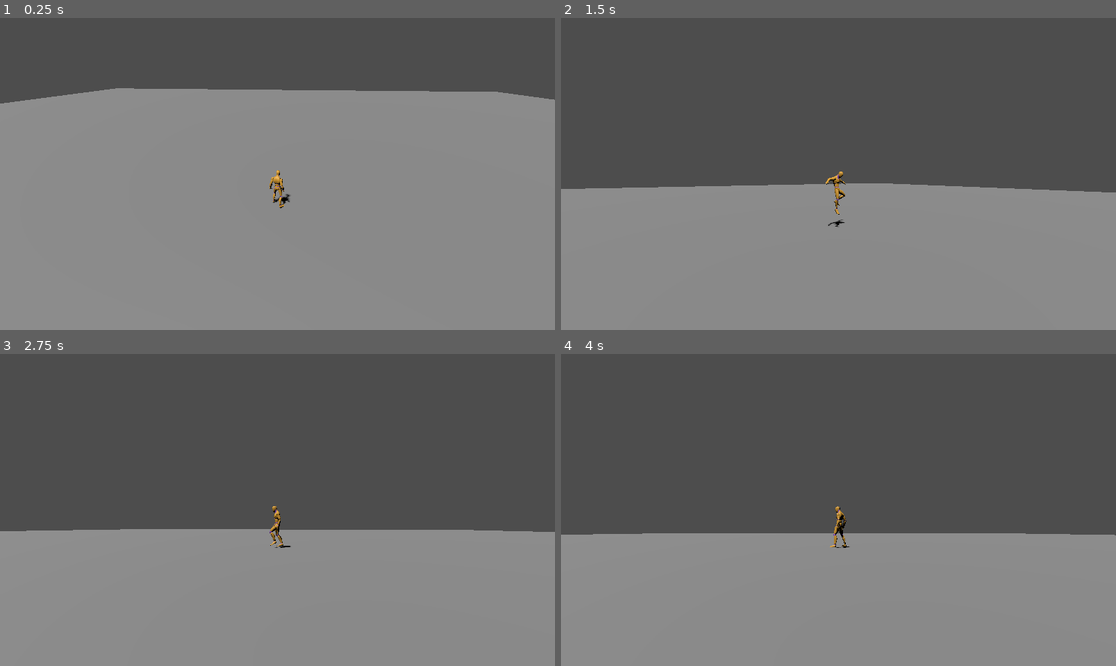
Above: before the commit, frames 1-4 (two rows, left to right).
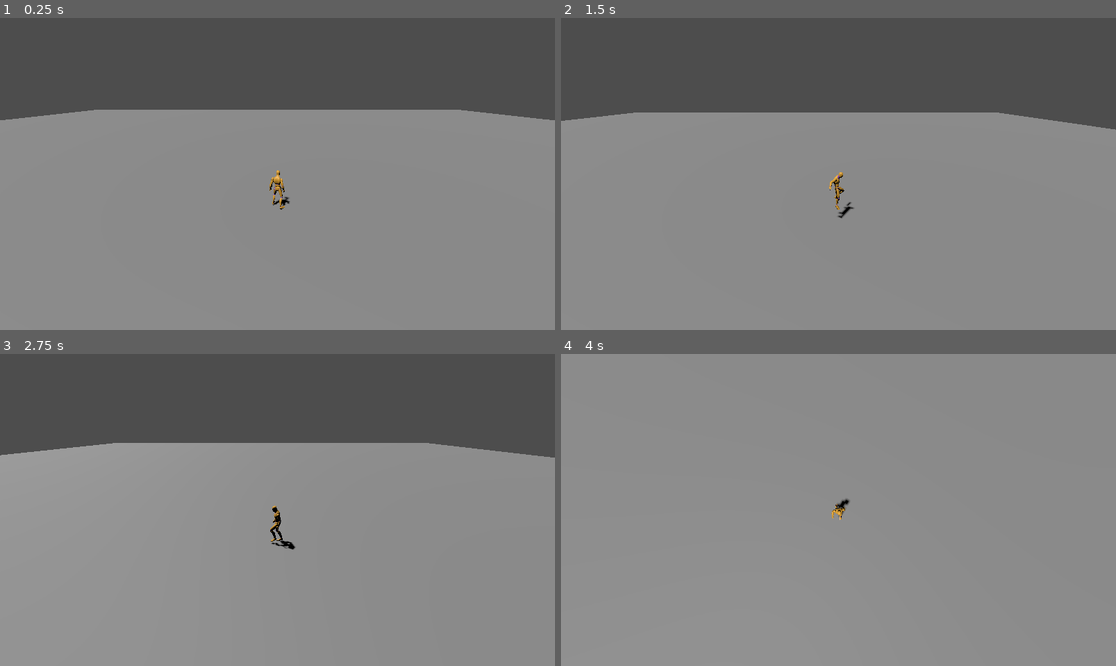
Above: after the commit, the same moments.

Repository: iriake/strata-project
Game: Godot game, scene res://scenes/player/tryout_player.tscn
Same seed, same stepped clock (60 frames per second), same inputs: the game is played once before the commit and once after it. This scene is started directly instead of the project's main scene.
Inputs (mouse positions are in pixels of both pictures, inside the frame that each line leads up to):
- Up to frame 1 (0.25 s): no input
- Up to frame 2 (1.5 s): move the mouse to (810, 236) at 0.52 s; press the mouse at (810, 236) at 0.53 s; hold D (move_right) from 0.53 s (still down); tap Space (jump) at 0.77 s; tap Down (move_camera_down, bound only after the commit) at 0.8, 1.35 s; move the mouse to (877, 177) at 1.27 s; release the mouse at (877, 177) at 1.28 s
- Up to frame 3 (2.75 s): tap Space (jump) at 1.52 s; tap Left (move_camera_left, bound only after the commit) at 1.55 s; move the mouse to (233, 506) at 2.02 s; release D (move_right) at 2.03 s; hold A (move_left) from 2.03 s (still down); hold Left (move_camera_left, bound only after the commit) from 2.03 s (still down); tap Right (move_camera_right, bound only after the commit) at 2.3 s
- Up to frame 4 (4 s): move the mouse to (844, 510) at 2.77 s; release Left (move_camera_left, bound only after the commit) at 2.78 s; tap Right (move_camera_right, bound only after the commit) at 2.85 s; tap Space (jump) at 3.02, 3.77 s; tap Up (move_camera_up, bound only after the commit) at 3.05 s; move the mouse to (816, 503) at 3.52 s; release A (move_left) at 3.53 s; hold S (move_back) from 3.53 s (still down); hold Up (move_camera_up, bound only after the commit) from 3.53 s (still down); click (816, 503) at 3.8 s

The runs differ from the first frame. In frame 1, 6.4% of the frame differs, in the area x 0-100%, y 22-62%; in frame 2, 23%; in frame 3, 27%; in frame 4, 58%, in the area x 0-100%, y 0-63%.

Commit message:
Camera improvement

Diff:
--- a/project.godot
+++ b/project.godot
@@ -28,13 +28,11 @@
 move_left={
 "deadzone": 0.2,
 "events": [Object(InputEventKey,"resource_local_to_scene":false,"resource_name":"","device":-1,"window_id":0,"alt_press …(191 unchanged characters)…
-, Object(InputEventKey,"resource_local_to_scene":false,"resource_name":"","device":-1,"window_id":0,"alt_pressed":false,"shift_pressed":false,"ctrl_pressed":false,"meta_pressed":false,"pressed":false,"keycode":0,"physical_keycode":4194319,"key_label":0,"unicode":0,"location":0,"echo":false,"script":null)
 ]
 }
 move_right={
 "deadzone": 0.2,
 "events": [Object(InputEventKey,"resource_local_to_scene":false,"resource_name":"","device":-1,"window_id":0,"alt_press …(192 unchanged characters)…
-, Object(InputEventKey,"resource_local_to_scene":false,"resource_name":"","device":-1,"window_id":0,"alt_pressed":false,"shift_pressed":false,"ctrl_pressed":false,"meta_pressed":false,"pressed":false,"keycode":0,"physical_keycode":4194321,"key_label":0,"unicode":0,"location":0,"echo":false,"script":null)
 ]
 }
 jump={
@@ -55,13 +53,11 @@
 move_front={
 "deadzone": 0.2,
 "events": [Object(InputEventKey,"resource_local_to_scene":false,"resource_name":"","device":-1,"window_id":0,"alt_press …(192 unchanged characters)…
-, Object(InputEventKey,"resource_local_to_scene":false,"resource_name":"","device":-1,"window_id":0,"alt_pressed":false,"shift_pressed":false,"ctrl_pressed":false,"meta_pressed":false,"pressed":false,"keycode":0,"physical_keycode":4194320,"key_label":0,"unicode":0,"location":0,"echo":false,"script":null)
 ]
 }
 move_back={
 "deadzone": 0.2,
 "events": [Object(InputEventKey,"resource_local_to_scene":false,"resource_name":"","device":-1,"window_id":0,"alt_press …(192 unchanged characters)…
-, Object(InputEventKey,"resource_local_to_scene":false,"resource_name":"","device":-1,"window_id":0,"alt_pressed":false,"shift_pressed":false,"ctrl_pressed":false,"meta_pressed":false,"pressed":false,"keycode":0,"physical_keycode":4194322,"key_label":0,"unicode":0,"location":0,"echo":false,"script":null)
 ]
 }
 iu_cancel={
@@ -74,6 +70,26 @@
 "events": [Object(InputEventMouseButton,"resource_local_to_scene":false,"resource_name":"","device":-1,"window_id":0,"a …(258 unchanged characters)…
 ]
 }
+move_camera_left={
+"deadzone": 0.2,
+"events": [Object(InputEventKey,"resource_local_to_scene":false,"resource_name":"","device":-1,"window_id":0,"alt_pressed":false,"shift_pressed":false,"ctrl_pressed":false,"meta_pressed":false,"pressed":false,"keycode":0,"physical_keycode":4194319,"key_label":0,"unicode":0,"location":0,"echo":false,"script":null)
+]
+}
+move_camera_right={
+"deadzone": 0.2,
+"events": [Object(InputEventKey,"resource_local_to_scene":false,"resource_name":"","device":-1,"window_id":0,"alt_pressed":false,"shift_pressed":false,"ctrl_pressed":false,"meta_pressed":false,"pressed":false,"keycode":0,"physical_keycode":4194321,"key_label":0,"unicode":0,"location":0,"echo":false,"script":null)
+]
+}
+move_camera_up={
+"deadzone": 0.2,
+"events": [Object(InputEventKey,"resource_local_to_scene":false,"resource_name":"","device":-1,"window_id":0,"alt_pressed":false,"shift_pressed":false,"ctrl_pressed":false,"meta_pressed":false,"pressed":false,"keycode":0,"physical_keycode":4194320,"key_label":0,"unicode":0,"location":0,"echo":false,"script":null)
+]
+}
+move_camera_down={
+"deadzone": 0.2,
+"events": [Object(InputEventKey,"resource_local_to_scene":false,"resource_name":"","device":-1,"window_id":0,"alt_pressed":false,"shift_pressed":false,"ctrl_pressed":false,"meta_pressed":false,"pressed":false,"keycode":0,"physical_keycode":4194322,"key_label":0,"unicode":0,"location":0,"echo":false,"script":null)
+]
+}
 
 [physics]
 
--- a/scenes/player/camera_pivot.gd
+++ b/scenes/player/camera_pivot.gd
@@ -23,8 +23,8 @@
 		_current_tween.kill()
 
 	match view:
-		"top": _target_rotation_x = PI
-		"reset": _target_rotation_x = 28.3
+		"top": _target_rotation_x = (PI / 2.0) - 0.1
+		"reset": _target_rotation_x = PI / 8.0
 
 	_start_transition()
 
--- a/scenes/player/player.gd
+++ b/scenes/player/player.gd
@@ -1,10 +1,6 @@
 ## Controla el comportamiento del jugador, incluyendo movimiento 3D, cámara y animaciones.
 class_name Player
 extends CharacterBody3D
-
-@export_group("Camera")
-## Sensibilidad del ratón para el movimiento de la cámara.
-@export_range(0.0, 1.0) var mouse_sensitivility := 0.25
 
 @export_group("Movement")
 ## Velocidad máxima al caminar.
@@ -26,32 +22,17 @@
 @onready var _camera: Camera3D = %Camera3D
 @onready var _skin: Node3D = %UAL1_Standard
 
-func _input(event: InputEvent) -> void:
-	# Captura el cursor al hacer click para poder mover la cámara
-	if event.is_action_pressed("left_click"):
-		Input.mouse_mode = Input.MOUSE_MODE_CAPTURED
-	# Libera el cursor si se presiona la tecla de cancelar (Ctrl)
-	if event.is_action_pressed("iu_cancel"):
-		Input.mouse_mode = Input.MOUSE_MODE_VISIBLE
-
 func _unhandled_input(event: InputEvent) -> void:
-	# Detecta el movimiento del ratón solo si está capturado por el juego
-	var is_camera_motion := (
-		event is InputEventMouseMotion and Input.get_mouse_mode() == Input.MOUSE_MODE_CAPTURED
-	)
-	if is_camera_motion:
-		_camera_input_direction = event.screen_relative * mouse_sensitivility
+	if event.is_action_pressed("move_camera_right"):
+		_camera_pivot.side_rotation(-1.0) # Gira 90° derecha
+	elif event.is_action_pressed("move_camera_left"):
+		_camera_pivot.side_rotation(1.0)  # Gira 90° izquierda
+	elif event.is_action_pressed("move_camera_up"):
+		_camera_pivot.set_fixed_view("top")
+	elif event.is_action_pressed("move_camera_down"):
+		_camera_pivot.set_fixed_view("reset")
 
 func _physics_process(delta: float) -> void:
-	# --- Rotación de Cámara ---
-	_camera_pivot.rotation.x += _camera_input_direction.y * delta
-	# Limita la rotación vertical para evitar que la cámara de la vuelta completa
-	_camera_pivot.rotation.x = clamp(_camera_pivot.rotation.x, -PI / 6.0, PI / 3.0)
-	_camera_pivot.rotation.y -= _camera_input_direction.x * delta
-
-	# Limpia el input del ratón para que no se siga moviendo solo
-	_camera_input_direction = Vector2.ZERO
-
 	# --- Cálculo de Dirección de Movimiento ---
 	var raw_input := Input.get_vector("move_left", "move_right", "move_front", "move_back")
 	var foward := _camera.global_basis.z
--- a/scenes/player/player.tscn
+++ b/scenes/player/player.tscn
@@ -109,7 +109,7 @@
 
 [node name="CameraPivot" type="Node3D" parent="." unique_id=2141107738]
 unique_name_in_owner = true
-transform = Transform3D(0.9963453, 0.040495154, 0.075207666, 0, 0.88047737, -0.4740882, -0.08541692, 0.47235554, 0.8772595, 0, 1.619, 0)
+transform = Transform3D(1, 0, 0, 0, 0.9238795, -0.38268346, 0, 0.38268346, 0.9238795, 0, 1.619, 0)
 script = ExtResource("4_lvxji")
 
 [node name="Camera3D" type="Camera3D" parent="CameraPivot" unique_id=1261885817]
